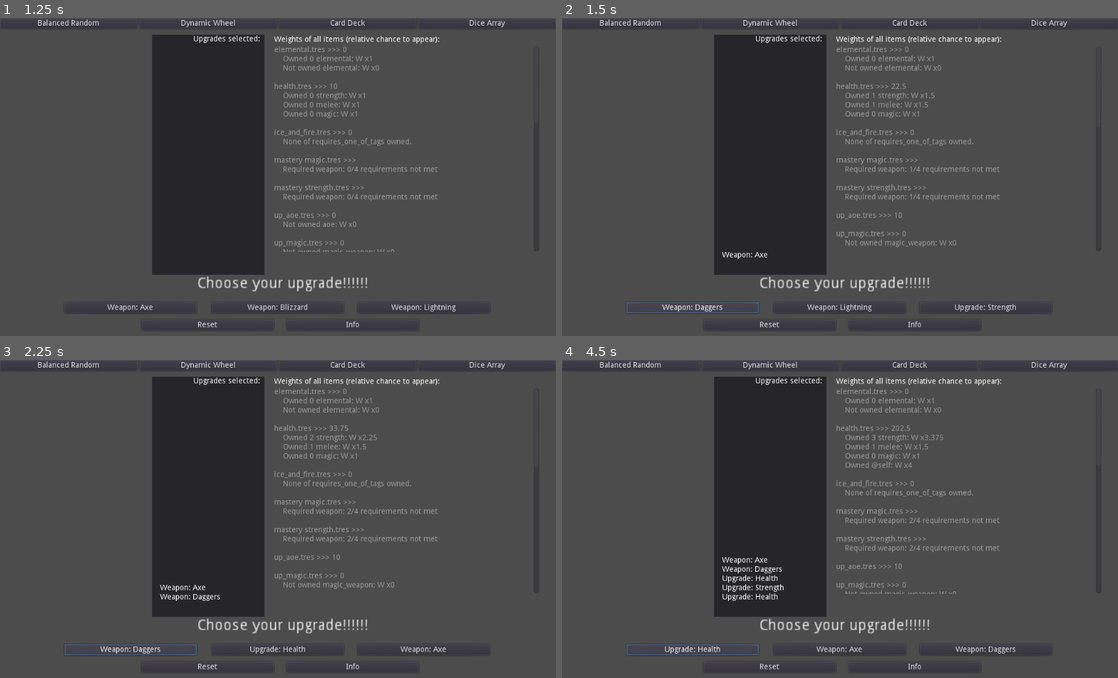
Above: before the commit, frames 1-4 (two rows, left to right).
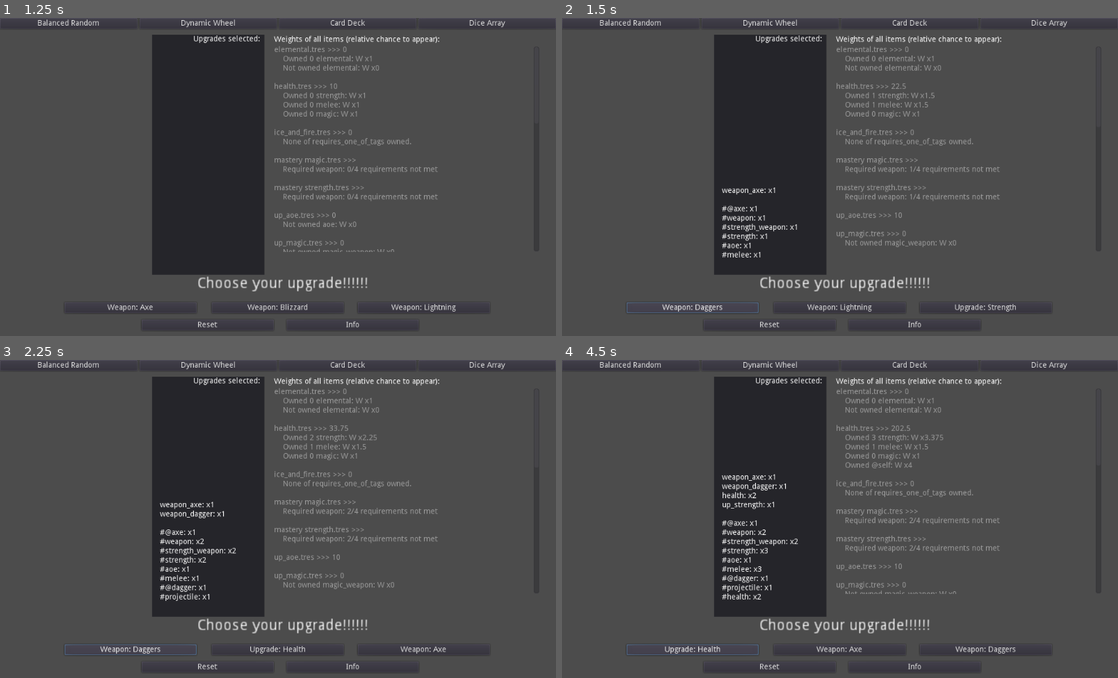
Above: after the commit, the same moments.

Repository: don-tnowe/godot-advanced-random
Game: Godot game, scene res://example/fairng/fairng_test.tscn
Same seed, same stepped clock (60 frames per second), same inputs: the game is played once before the commit and once after it.
Inputs:
- Up to frame 1 (1.25 s): click "Dynamic Wheel" at 0.5 s
- Up to frame 2 (1.5 s): click "Weapon: Axe" at 1.25 s
- Up to frame 3 (2.25 s): click "Weapon: Daggers" at 2 s
- Up to frame 4 (4.5 s): click "Upgrade: Health" at 2.75 s; click "Upgrade: Strength" at 3.5 s; click "Upgrade: Health" at 4.25 s

Frame 1 is identical in both runs. In frame 2, 0.6% of the frame differs, in the area x 28-43%, y 53-76%; in frame 3, 0.9%; in frame 4, 1.3%, in the area x 28-43%, y 35-76%.

Commit message:
Improve dynamic wheel demo text

Diff:
--- a/example/dynamic_wheel/upgrades.gd
+++ b/example/dynamic_wheel/upgrades.gd
@@ -9,6 +9,14 @@
 
 func roll():
 	var counts = FortuneWheel.count_tags_items(items_owned)
+	text = ""
+	for k in counts[1]:
+		text += k.resource_path.get_file().get_basename() + ": x" + str(counts[1][k]) + "\n"
+
+	text += "\n"
+	for k in counts[0]:
+		text += "#" + k + ": x" + str(counts[0][k]) + "\n"
+
 	$"../Debug/Label".text = "\n\n".join(rng.get_dynamic_weights_debug(
 		items_available,
 		counts[0],
@@ -27,21 +35,18 @@
 func _on_3_pressed():
 	var item = items_available[current_options[2]]
 	items_owned.append(item)
-	text += item.resource_name + "\n"
 	roll()
 
 
 func _on_2_pressed():
 	var item = items_available[current_options[1]]
 	items_owned.append(item)
-	text += item.resource_name + "\n"
 	roll()
 
 
 func _on_1_pressed():
 	var item = items_available[current_options[0]]
 	items_owned.append(item)
-	text += item.resource_name + "\n"
 	roll()
 
 
